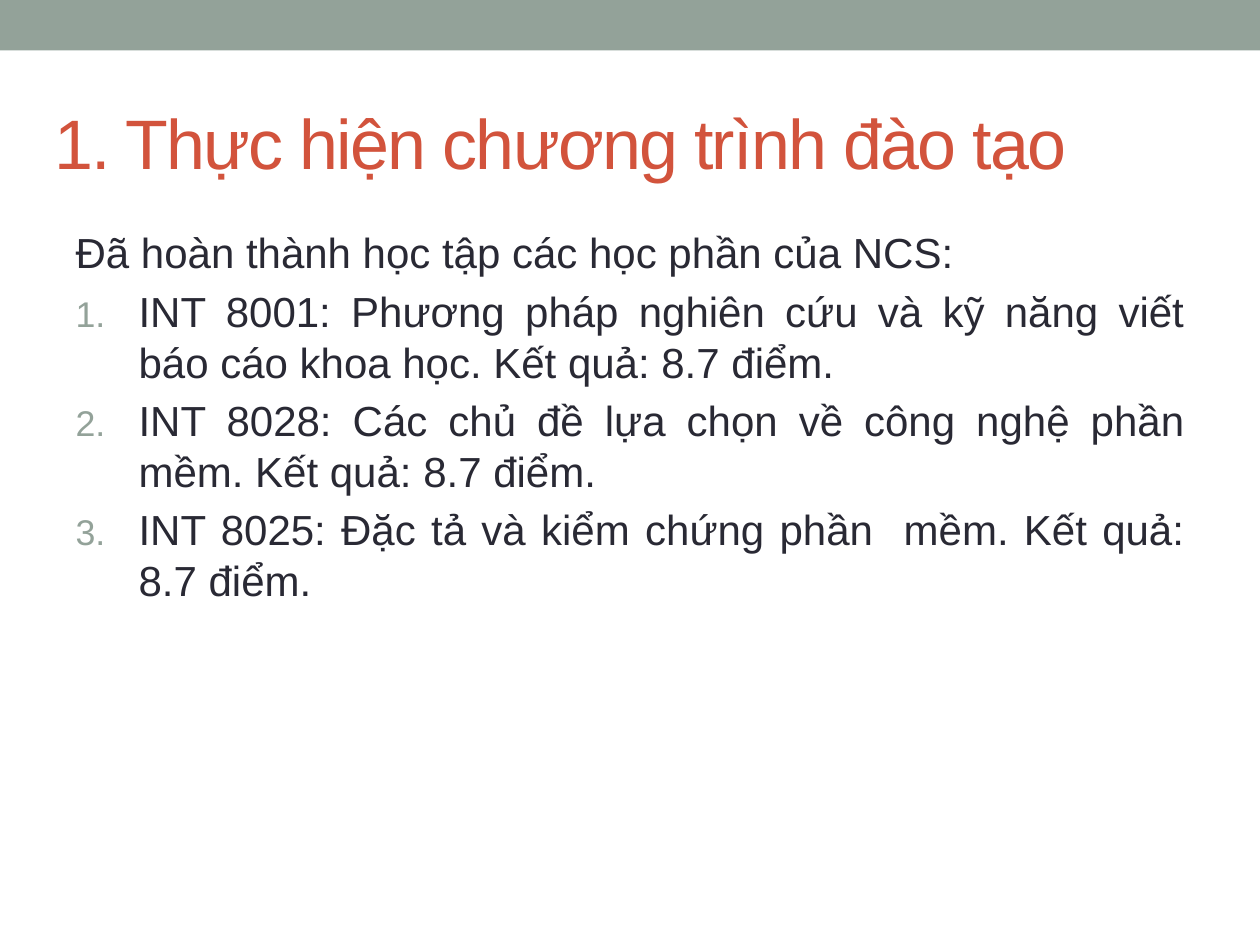
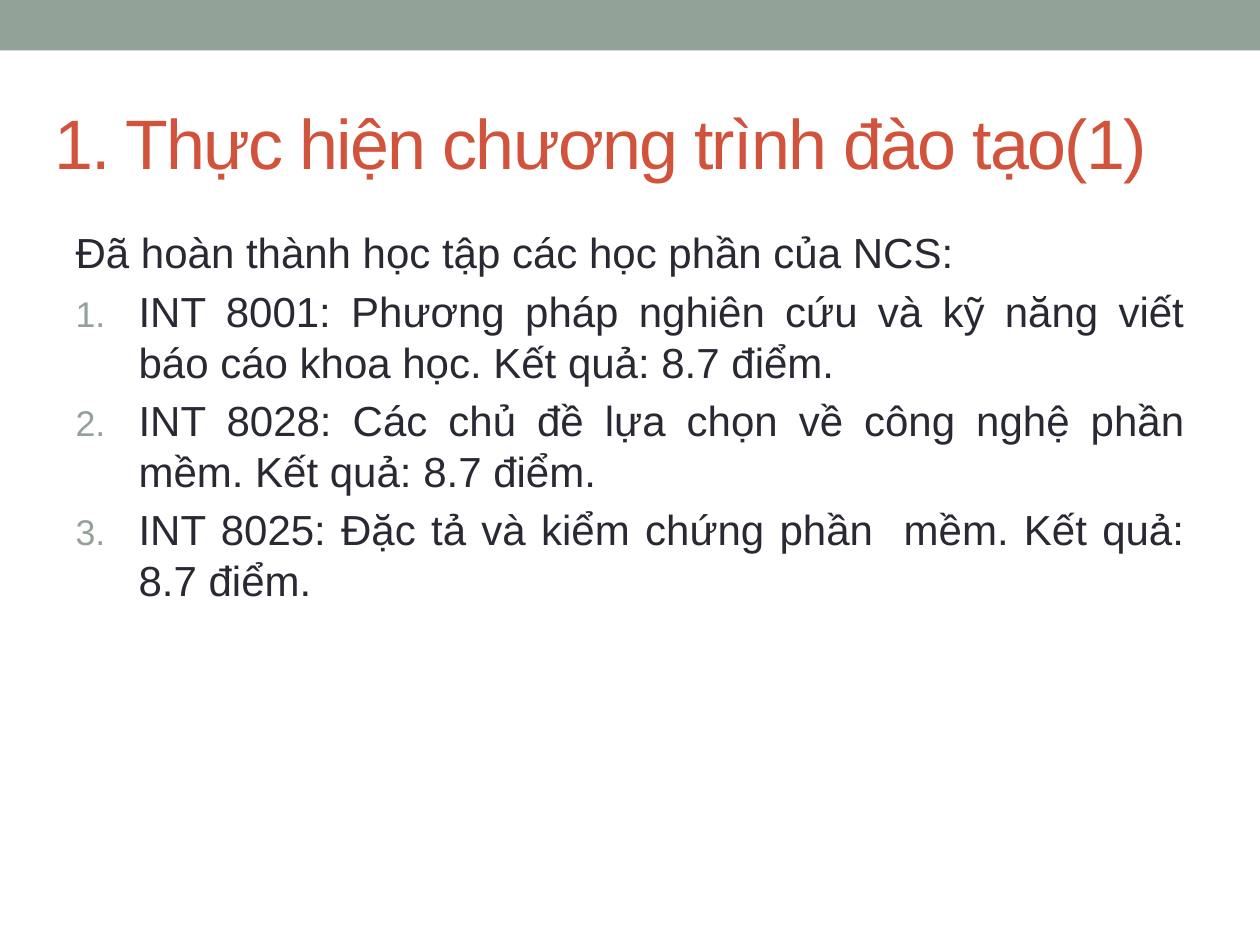
Before and after one commit to dinhngocthi/GAsource, a slide deck: slide 3 of CFT4CUnitSrc/src/report/DinhNgocThi-Baocaotiendo201612.pptx. Drawn at 1260x945 pixels with LibreOffice and Linux fonts; fonts in the diff are those of the drawing. Boxes give left, top, right and bottom in pixels: in the first picture for what was removed or moved away, otherwise in the second. Text is boxed around its words. In the diff, an @@ line names an element or a change of style, - is before the commit and + after.

```diff
--- a/CFT4CUnitSrc/src/report/DinhNgocThi-Baocaotiendo201612.pptx
+++ b/CFT4CUnitSrc/src/report/DinhNgocThi-Baocaotiendo201612.pptx
@@ title at box(54, 117, 1146, 182): text changed @@
-1. Thực hiện chương trình đào tạo
+1. Thực hiện chương trình đào tạo(1)
```
Also in this commit, not shown: 1 other slide changed, 1 slide added.
